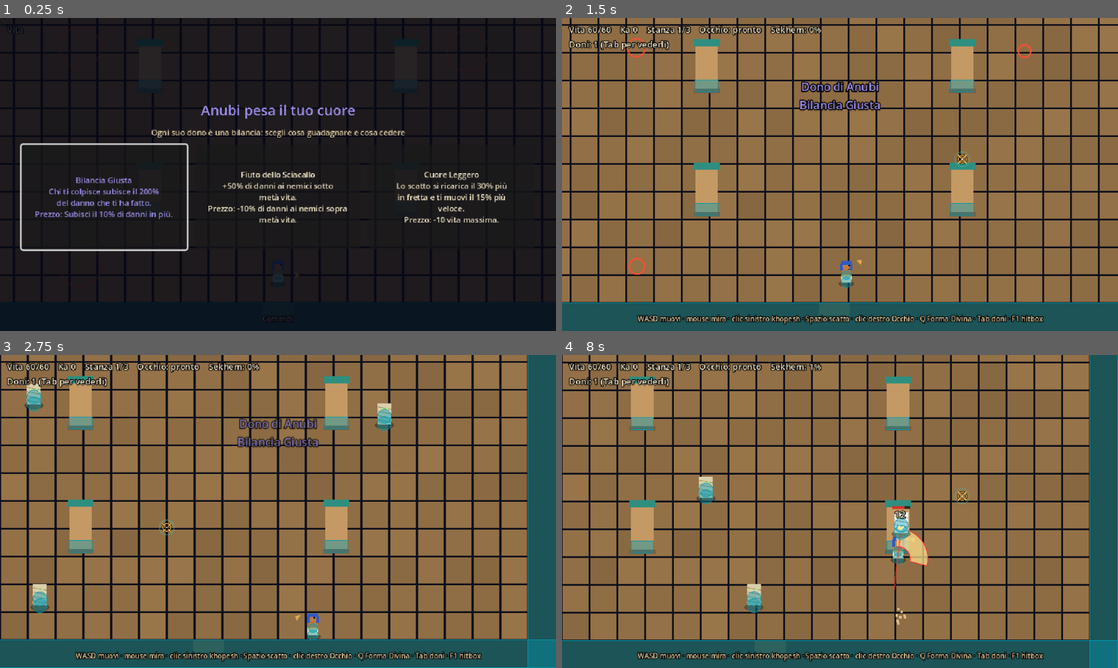
Above: before the commit, frames 1-4 (two rows, left to right).
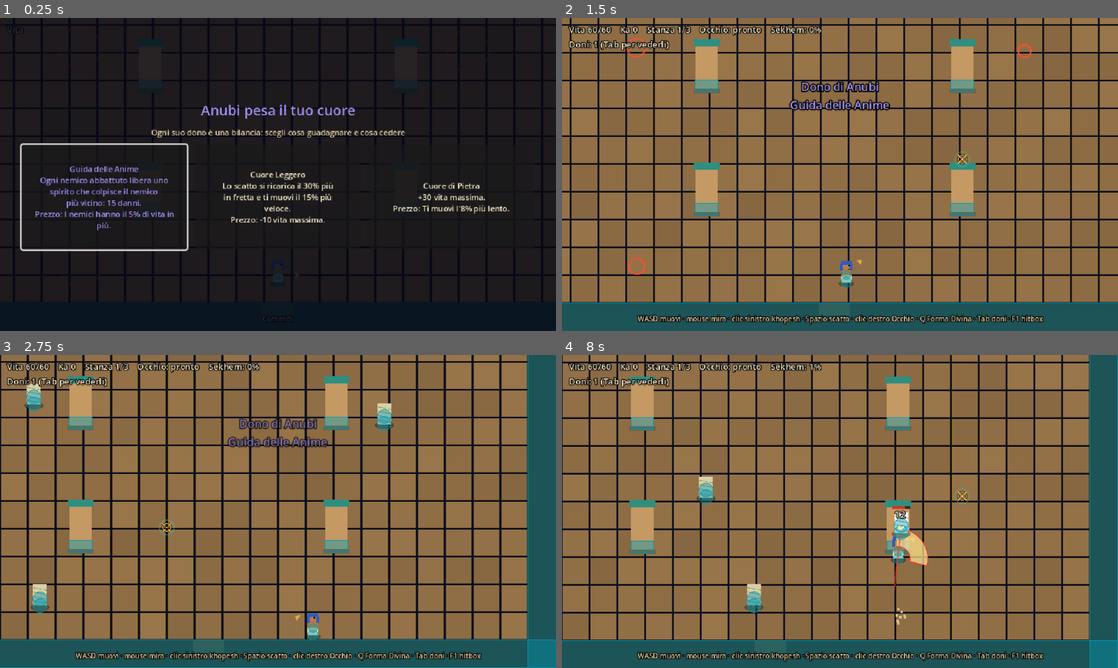
Above: after the commit, the same moments.

Repository: GiuseppeValguarnera/Duat
Game: Godot game, scene res://scenes/game.tscn
The game is run twice, just before and just after one commit, with the same random seed, the same clock (stepped at 60 frames per second) and the same inputs.
Inputs (mouse positions are in pixels of both pictures, inside the frame that each line leads up to):
- Up to frame 1 (0.25 s): no input
- Up to frame 2 (1.5 s): click (667, 196) at 0.5 s, where only the run before the commit has a clickable "Bilancia Giusta Chi ti colpis…"; tap Enter (ui_accept) at 1.25 s; move the mouse to (962, 158) at 1.27 s; hold D (move_right) from 1.28 s (still down); hold J (attack) from 1.28 s (still down); click (962, 158) at 1.42 s
- Up to frame 3 (2.75 s): tap Enter (ui_accept) at 1.52, 2.27 s; tap Space (dash) at 1.55, 2.1 s; move the mouse to (166, 527) at 2.02 s; release D (move_right) at 2.03 s; release J (attack) at 2.03 s; hold S (move_down) from 2.03 s (still down); tap J (attack) at 2.3 s
- Up to frame 4 (8 s): move the mouse to (895, 442) at 2.77 s; release S (move_down) at 2.78 s; hold D (move_right) 2.78-3.53 s; hold J (attack) 2.78-3.53 s; tap Space (dash) at 3.05, 3.6, 4.55, 6.05, 7.55 s; move the mouse to (812, 574) at 3.52 s; hold W (move_up) 3.53-4.28 s; click (812, 574) at 3.67 s; tap Enter (ui_accept) at 3.77, 4.52, 5.27, 6.77, 7.52 s; tap J (attack) at 3.8, 5.3, 6.8 s; move the mouse to (1006, 558) at 4.27 s; hold A (move_left) 4.28-5.78 s; tap L (special) at 4.35 s; move the mouse to (673, 464) at 5.02 s; tap Q (super) at 5.1 s; move the mouse to (867, 511) at 5.77 s; hold S (move_down) 5.78-6.53 s; tap Shift at 5.85 s; click (867, 511) at 5.92 s; move the mouse to (756, 433) at 6.52 s; hold D (move_right) 6.53-7.28 s; tap K at 6.6 s; move the mouse to (962, 495) at 7.27 s; hold W (move_up) from 7.28 s (still down); hold J (attack) from 7.28 s (still down)

The runs differ from the first frame. In frame 1, 3.2% of the frame differs, in the area x 7-92%, y 47-68%; in frame 2, 0.5%; in frame 3, 0.4%; in frame 4, less than 0.1%.

Commit message:
Tre nuovi dèi (Bastet, Sobek, Iside) e Corsa dell'Alba ribilanciata
- Bastet: colpi critici, scatto più frequente, Nove Vite
- Sobek: meno danni subiti, stordimento, pozze che rallentano, vita che cresce
- Iside: scudo a ogni stanza, cure potenziate, danni sotto un terzo della vita, Sekhem più veloce
- Un dono pesante per ciascuno
- Corsa dell'Alba: danni ridotti, incendio di 1 secondo e scatto il 40% più lento

Co-Authored-By: Claude Opus 5.5 <noreply@anthropic.com>
Claude-Session: https://claude.ai/code/session_01JdaaTkfdpffRsD8v14kCLC

Diff:
--- a/scripts/boons.gd
+++ b/scripts/boons.gd
@@ -10,6 +10,9 @@
 	"ra": {"name": "Ra", "color": Color(0.96, 0.65, 0.14)},
 	"sekhmet": {"name": "Sekhmet", "color": Color(0.94, 0.37, 0.24)},
 	"thoth": {"name": "Thoth", "color": Color(0.31, 0.76, 0.78)},
+	"bastet": {"name": "Bastet", "color": Color(0.4, 0.85, 0.5)},
+	"sobek": {"name": "Sobek", "color": Color(0.62, 0.66, 0.28)},
+	"iside": {"name": "Iside", "color": Color(0.95, 0.56, 0.76)},
 	"set": {"name": "Set", "color": Color(0.78, 0.25, 0.2)},
 	"anubi": {"name": "Anubi", "color": Color(0.62, 0.56, 0.92)},
 }
@@ -19,7 +22,7 @@
 const ALL := {
 	"ra_burn": {"god": "ra", "name": "Colpo Solare", "desc": "Il khopesh incendia i nemici: %d danni ogni mezzo secondo per 2 secondi.", "values": [5, 7, 9]},
 	"ra_disc": {"god": "ra", "name": "Disco di Ra", "desc": "L'Occhio di Horus esplode quando si ferma: %d danni a chi sta vicino.", "values": [14, 20, 26]},
-	"ra_dawn": {"god": "ra", "name": "Corsa dell'Alba", "desc": "Lo scatto ferisce e incendia i nemici che attraversi: %d danni.", "values": [8, 12, 16]},
+	"ra_dawn": {"god": "ra", "name": "Corsa dell'Alba", "desc": "Lo scatto ferisce i nemici che attraversi (%d danni) e li incendia per 1 secondo.", "values": [4, 6, 8], "cost": "Lo scatto si ricarica il 40% più lentamente."},
 	"ra_eye": {"god": "ra", "name": "Occhio Ardente", "desc": "L'Occhio di Horus incendia i nemici e fa il %d%% di danni in più.", "values": [15, 30, 45]},
 	"sekhmet_fury": {"god": "sekhmet", "name": "Furia della Leonessa", "desc": "+%d%% ai danni del khopesh.", "values": [35, 50, 65]},
 	"sekhmet_blood": {"god": "sekhmet", "name": "Sete di Sangue", "desc": "Ogni nemico abbattuto ti cura di %d punti vita.", "values": [3, 5, 7]},
@@ -29,6 +32,21 @@
 	"thoth_calc": {"god": "thoth", "name": "Calcolo di Thoth", "desc": "L'Occhio di Horus si ricarica il %d%% più in fretta.", "values": [40, 50, 60]},
 	"thoth_tri": {"god": "thoth", "name": "Occhio Moltiplicato", "desc": "L'Occhio di Horus scaglia %d raggi a ventaglio.", "values": [3, 5, 7]},
 	"thoth_scribe": {"god": "thoth", "name": "Parola dello Scriba", "desc": "+%d%% ai danni dell'Occhio di Horus.", "values": [60, 90, 120]},
+	# Bastet: colpi critici e agilità
+	"bastet_claws": {"god": "bastet", "name": "Artigli Affilati", "desc": "Il khopesh ha il %d%% di probabilità di fare un colpo critico (danni doppi).", "values": [12, 18, 24]},
+	"bastet_eyes": {"god": "bastet", "name": "Occhi di Gatto", "desc": "L'Occhio di Horus ha il %d%% di probabilità di fare un colpo critico (danni doppi).", "values": [15, 25, 35]},
+	"bastet_step": {"god": "bastet", "name": "Passo Felino", "desc": "Lo scatto si ricarica il %d%% più in fretta.", "values": [20, 30, 40]},
+	"bastet_lives": {"god": "bastet", "name": "Nove Vite", "desc": "La prima volta che muori in questa run ti rialzi con il %d%% della vita.", "values": [30, 40, 50]},
+	# Sobek: resistenza, controllo, acqua
+	"sobek_skin": {"god": "sobek", "name": "Pelle di Coccodrillo", "desc": "Subisci il %d%% di danni in meno.", "values": [10, 15, 20]},
+	"sobek_bite": {"god": "sobek", "name": "Morso di Sobek", "desc": "Il terzo colpo della combo stordisce i nemici per %.1f secondi.", "values": [1.0, 1.5, 2.0]},
+	"sobek_tide": {"god": "sobek", "name": "Marea del Nilo", "desc": "Alla fine dello scatto lasci una pozza che rallenta i nemici del %d%% per 3 secondi.", "values": [30, 40, 50]},
+	"sobek_river": {"god": "sobek", "name": "Forza del Fiume", "desc": "Ogni stanza ripulita ti dà +%d vita massima.", "values": [4, 6, 8]},
+	# Iside: protezione, cure, magia
+	"iside_wings": {"god": "iside", "name": "Ali di Iside", "desc": "All'inizio di ogni stanza hai uno scudo che assorbe %d danni.", "values": [8, 12, 16]},
+	"iside_tears": {"god": "iside", "name": "Lacrime di Iside", "desc": "Tutte le cure ti curano il %d%% in più.", "values": [30, 45, 60]},
+	"iside_knot": {"god": "iside", "name": "Nodo di Iside", "desc": "Sotto un terzo della vita fai il %d%% di danni in più.", "values": [30, 45, 60]},
+	"iside_word": {"god": "iside", "name": "Parola Magica", "desc": "Il Sekhem si carica il %d%% più in fretta.", "values": [25, 40, 55]},
 	# Anubi pesa ogni cosa: i suoi doni sono bilance, un vantaggio un po' più grande del prezzo.
 	"anubi_light": {"god": "anubi", "balanced": true, "name": "Cuore Leggero", "desc": "Lo scatto si ricarica il %d%% più in fretta e ti muovi il 15%% più veloce.", "values": [30], "cost": "-10 vita massima."},
 	"anubi_stone": {"god": "anubi", "balanced": true, "name": "Cuore di Pietra", "desc": "+%d vita massima.", "values": [30], "cost": "Ti muovi l'8% più lento."},
@@ -37,6 +55,9 @@
 	"anubi_guide": {"god": "anubi", "balanced": true, "name": "Guida delle Anime", "desc": "Ogni nemico abbattuto libera uno spirito che colpisce il nemico più vicino: %d danni.", "values": [15], "cost": "I nemici hanno il 5% di vita in più."},
 	"ra_heavy": {"god": "ra", "heavy": true, "name": "Ira del Sole", "desc": "Tutti i tuoi colpi incendiano, e le fiamme fanno il 60% di danni in più.", "cost": "L'Occhio di Horus si ricarica il 50% più lentamente."},
 	"sekhmet_heavy": {"god": "sekhmet", "heavy": true, "name": "Sete Insaziabile", "desc": "+60% ai danni del khopesh.", "cost": "Finché ci sono nemici nella stanza perdi 1 punto vita ogni 3 secondi."},
+	"bastet_heavy": {"god": "bastet", "heavy": true, "name": "Gioco del Gatto", "desc": "I colpi critici fanno il triplo dei danni invece del doppio, e hai sempre almeno il 10% di probabilità di critico.", "cost": "-15 vita massima."},
+	"sobek_heavy": {"god": "sobek", "heavy": true, "name": "Fauci di Sobek", "desc": "+50% ai danni del khopesh e i nemici vengono scagliati il doppio più lontano.", "cost": "Ti muovi il 15% più lento."},
+	"iside_heavy": {"god": "iside", "heavy": true, "name": "Abbraccio di Iside", "desc": "Ogni stanza ripulita ti cura del 25% della vita massima.", "cost": "Il khopesh fa il 20% di danni in meno."},
 	"thoth_heavy": {"god": "thoth", "heavy": true, "name": "Conoscenza Proibita", "desc": "L'Occhio di Horus si ricarica più del doppio più in fretta.", "cost": "Il khopesh fa il 35% di danni in meno."},
 }
 
--- a/scripts/enemy.gd
+++ b/scripts/enemy.gd
@@ -51,7 +51,7 @@
 		stagger_t -= delta
 		velocity = knock
 	else:
-		velocity = _behave(delta, to) * Run.enemy_speed_mult() + knock
+		velocity = _behave(delta, to) * Run.enemy_speed_mult() * _puddle_slow() + knock
 	knock = knock.move_toward(Vector2.ZERO, 800.0 * delta)
 	move_and_slide()
 
@@ -77,6 +77,14 @@
 ## Chiamata dopo ogni colpo subito, per reazioni speciali.
 func _on_hit(_dmg: float) -> void:
 	pass
+
+
+## Marea del Nilo: dentro una pozza il nemico rallenta.
+func _puddle_slow() -> float:
+	for p in get_tree().get_nodes_in_group("puddles"):
+		if global_position.distance_to(p.global_position) < p.radius:
+			return 1.0 - Run.val("sobek_tide") / 100.0
+	return 1.0
 
 
 ## Quanto barcolla dopo un colpo. I nemici grossi possono barcollare meno.
--- a/scripts/eye.gd
+++ b/scripts/eye.gd
@@ -39,7 +39,10 @@
 		if _hit.has(body) or body.dead:
 			return
 		_hit[body] = true
-		body.take_hit(damage, direction, 60.0, burns)
+		var crit := Run.roll_crit(Run.eye_crit_chance())
+		if crit > 1.0:
+			Fx.float_text(body.global_position + Vector2(0, -20), "CRITICO", Boons.god_color("bastet"))
+		body.take_hit(damage * crit, direction, 60.0, burns)
 		Fx.shake(2.0)
 		if pierce_left > 0:
 			pierce_left -= 1
--- a/scripts/game.gd
+++ b/scripts/game.gd
@@ -162,6 +162,12 @@
 	if cleared:
 		return
 	cleared = true
+	if Run.has("sobek_river"):
+		Run.max_hp += Run.val("sobek_river")
+		player.max_hp = Run.max_hp
+		player.heal(Run.val("sobek_river"))
+	if Run.has("iside_heavy"):
+		player.heal(roundf(Run.max_hp * 0.25))
 	var p = PickupScript.new()
 	p.kind = current_reward["kind"]
 	p.god = current_reward.get("god", "")
@@ -322,6 +328,7 @@
 		var body := _wrap(Boons.text(id, lvl), 32)
 		if Boons.is_heavy(id):
 			tag = "DONO PESANTE"
+		if Boons.has_cost(id):
 			body += "\n\nPrezzo: " + _wrap(Boons.ALL[id]["cost"], 32)
 		cards.append({
 			"text": "%s\n%s\n\n%s" % [tag, name_line, body],
--- a/scripts/player.gd
+++ b/scripts/player.gd
@@ -8,6 +8,7 @@
 signal health_changed(hp: float, max_hp: float)
 
 const EyeScript := preload("res://scripts/eye.gd")
+const PuddleScript := preload("res://scripts/puddle.gd")
 
 @export_group("Vita")
 @export var max_hp := 60.0
@@ -70,6 +71,7 @@
 var eye_cd := 0.0
 var divine_t := 0.0
 var drain_t := 3.0                     # Sete Insaziabile
+var shield := 0.0                      # Ali di Iside: scudo che si ricarica a ogni stanza
 var knock := Vector2.ZERO
 var walk := 0.0
 
@@ -80,6 +82,7 @@
 	max_hp = Run.max_hp
 	hp = Run.hp
 	Run.divine = false
+	shield = Run.val("iside_wings")
 	add_to_group("player")
 	Fx.camera = camera
 
@@ -96,6 +99,7 @@
 func heal(amount: float) -> void:
 	if dead or amount <= 0.0:
 		return
+	amount *= Run.heal_mult()
 	hp = minf(max_hp, hp + amount)
 	Run.hp = hp
 	Fx.float_text(global_position, "+%d" % int(amount), Color(0.5, 1, 0.55))
@@ -133,8 +137,13 @@
 			walk += delta * 10.0
 	knock = knock.move_toward(Vector2.ZERO, 900.0 * delta)
 	move_and_slide()
-	if was_dashing and dash_t <= 0.0 and Run.has("sekhmet_leap"):
-		leap_ready = true
+	if was_dashing and dash_t <= 0.0:
+		if Run.has("sekhmet_leap"):
+			leap_ready = true
+		if Run.has("sobek_tide"):
+			var pool := PuddleScript.new()
+			get_parent().add_child(pool)
+			pool.global_position = global_position
 	_heavy_drain(delta)
 	queue_redraw()
 
@@ -204,7 +213,8 @@
 			continue
 		if global_position.distance_to(e.global_position) < e.radius + 10.0:
 			dash_hit[e] = true
-			e.take_hit(Run.val("ra_dawn") * Run.all_damage_mult(), dash_dir, 60.0, true)
+			e.take_hit(Run.val("ra_dawn") * Run.all_damage_mult(), dash_dir, 60.0)
+			e.burn_t = maxf(e.burn_t, 1.0)
 
 
 func _swing() -> void:
@@ -221,7 +231,7 @@
 	swing_dir = _assisted(aim, swing_range + 24.0)
 	knock = swing_dir * c["lunge"]
 
-	var dmg: float = attack_damage * Run.khopesh_mult() * c["mult"]
+	var dmg: float = attack_damage * Run.khopesh_mult() * Run.low_hp_mult() * c["mult"]
 	if divine_t > 0.0:
 		dmg *= divine_damage_mult
 	if leap_ready:
@@ -237,7 +247,12 @@
 		if to.length() > reach:
 			continue
 		if absf(swing_dir.angle_to(to)) <= swing_arc * 0.5 or to.length() < e.radius + 6.0:
-			e.take_hit(dmg, to.normalized(), c["knock"], Run.khopesh_burns())
+			var crit := Run.roll_crit(Run.khopesh_crit_chance())
+			if crit > 1.0:
+				Fx.float_text(e.global_position + Vector2(0, -20), "CRITICO", Boons.god_color("bastet"))
+			e.take_hit(dmg * crit, to.normalized(), c["knock"] * Run.knock_mult(), Run.khopesh_burns())
+			if swing_index == 2 and Run.has("sobek_bite") and not e.dead:
+				e.stagger_t = maxf(e.stagger_t, Run.val("sobek_bite"))
 			hit_any = true
 	if swing_index == 2 and Run.has("sekhmet_roar"):
 		_shockwave(46.0, Run.val("sekhmet_roar") * Run.all_damage_mult(), 200.0, Boons.god_color("sekhmet"))
@@ -262,7 +277,7 @@
 		var dir := Vector2.from_angle(base + (i - (rays - 1) / 2.0) * 0.22)
 		var eye: Area2D = EyeScript.new()
 		eye.direction = dir
-		eye.damage = eye_damage * Run.eye_damage_mult()
+		eye.damage = eye_damage * Run.eye_damage_mult() * Run.low_hp_mult()
 		eye.pierce_left = Run.eye_pierce()
 		eye.explode_damage = Run.val("ra_disc") * Run.all_damage_mult()
 		eye.burns = Run.eye_burns()
@@ -298,6 +313,14 @@
 	if dead or invuln_t > 0.0 or dash_t > 0.0:
 		return false
 	amount *= Run.damage_taken_mult()
+	if shield > 0.0:
+		var absorbed := minf(shield, amount)
+		shield -= absorbed
+		amount -= absorbed
+		Fx.float_text(global_position + Vector2(0, -14), "Scudo -%d" % int(absorbed), Boons.god_color("iside"))
+		if amount <= 0.0:
+			invuln_t = 0.4
+			return true
 	if divine_t > 0.0:
 		amount *= divine_armor
 	else:
@@ -312,6 +335,12 @@
 	Fx.shake(7.0)
 	Fx.hitstop(0.08)
 	Fx.damage_number(global_position, amount, Color(1, 0.4, 0.3))
+	if hp <= 0.0 and Run.has("bastet_lives") and not Run.revived:
+		Run.revived = true
+		hp = roundf(max_hp * Run.val("bastet_lives") / 100.0)
+		invuln_t = 1.5
+		Fx.burst(global_position + Vector2(0, -10), Boons.god_color("bastet"), 40, 160.0)
+		Fx.float_text(global_position + Vector2(0, -20), "Nove Vite!", Boons.god_color("bastet"))
 	if hp <= 0.0:
 		hp = 0.0
 		dead = true
@@ -339,6 +368,8 @@
 	draw_circle(Vector2.ZERO, 9.0, Color(0, 0, 0, 0.35))
 	draw_set_transform(Vector2.ZERO, 0.0, Vector2.ONE)
 
+	if shield > 0.0:
+		draw_arc(Vector2(0, -12), 15.0, 0.0, TAU, 28, Color(Boons.god_color("iside"), 0.7), 1.5)
 	if divine_t > 0.0:
 		var pulse := 0.5 + 0.5 * sin(Time.get_ticks_msec() / 90.0)
 		draw_circle(Vector2(0, -12), 18.0 + pulse * 3.0, Color(1, 0.8, 0.3, 0.18))
--- /dev/null
+++ b/scripts/puddle.gd
@@ -0,0 +1,26 @@
+extends Node2D
+## Pozza della Marea del Nilo: rallenta i nemici che ci passano sopra per qualche secondo.
+
+var radius := 32.0
+var life := 3.0
+var t := 0.0
+
+
+func _ready() -> void:
+	add_to_group("puddles")
+	z_index = -1
+
+
+func _process(delta: float) -> void:
+	t += delta
+	if t >= life:
+		queue_free()
+	queue_redraw()
+
+
+func _draw() -> void:
+	var fade := clampf((life - t) / 0.5, 0.0, 1.0)
+	draw_set_transform(Vector2.ZERO, 0.0, Vector2(1.0, 0.55))
+	draw_circle(Vector2.ZERO, radius, Color(0.25, 0.55, 0.7, 0.35 * fade))
+	draw_arc(Vector2.ZERO, radius, 0.0, TAU, 32, Color(0.5, 0.8, 0.9, 0.5 * fade), 1.5)
+	draw_set_transform(Vector2.ZERO, 0.0, Vector2.ONE)
--- a/scripts/run.gd
+++ b/scripts/run.gd
@@ -17,6 +17,7 @@
 var curses: Array = []                # [{"curse", "waves", "blessing"}]
 var sekhem := 0.0
 var divine := false                   # true durante la Forma Divina
+var revived := false                  # Nove Vite già usata in questa run
 
 
 func new_run() -> void:
@@ -28,6 +29,7 @@
 	curses.clear()
 	sekhem = 0.0
 	divine = false
+	revived = false
 
 
 func level(id: String) -> int:
@@ -51,6 +53,9 @@
 	if id == "anubi_stone":
 		max_hp += val(id)
 		hp += val(id)
+	if id == "bastet_heavy":
+		max_hp = maxf(20.0, max_hp - 15.0)
+		hp = minf(hp, max_hp)
 	if id == "anubi_light":
 		max_hp -= 10.0
 		hp = minf(hp, max_hp)
@@ -94,7 +99,9 @@
 func add_sekhem(amount: float) -> void:
 	if divine:
 		return
-	sekhem = minf(SEKHEM_MAX, sekhem + amount * (1.5 if has("set_sekhem") else 1.0))
+	var m := 1.5 if has("set_sekhem") else 1.0
+	m *= 1.0 + val("iside_word") / 100.0
+	sekhem = minf(SEKHEM_MAX, sekhem + amount * m)
 
 
 func sekhem_ready() -> bool:
@@ -113,6 +120,10 @@
 		m *= 1.6
 	if has("thoth_heavy"):
 		m *= 0.65
+	if has("sobek_heavy"):
+		m *= 1.5
+	if has("iside_heavy"):
+		m *= 0.8
 	return m * all_damage_mult()
 
 
@@ -157,6 +168,8 @@
 		m *= 1.15
 	if has("anubi_stone"):
 		m *= 0.92
+	if has("sobek_heavy"):
+		m *= 0.85
 	return m
 
 
@@ -164,6 +177,9 @@
 	var m := 2.0 if cursed("slow_dash") else 1.0
 	if has("anubi_light"):
 		m *= 1.0 - val("anubi_light") / 100.0
+	m *= 1.0 - val("bastet_step") / 100.0
+	if has("ra_dawn"):
+		m *= 1.4
 	return m
 
 
@@ -171,6 +187,7 @@
 	var m := 1.5 if cursed("fragile") else 1.0
 	if has("anubi_scale"):
 		m *= 1.1
+	m *= 1.0 - val("sobek_skin") / 100.0
 	return m
 
 
@@ -191,3 +208,37 @@
 
 func ka_mult() -> float:
 	return 1.5 if has("set_greed") else 1.0
+
+
+# --- Bastet, Sobek, Iside ---------------------------------------------------------
+
+## Moltiplicatore del colpo: 1 se normale, 2 (o 3) se critico.
+func roll_crit(chance: float) -> float:
+	if has("bastet_heavy"):
+		chance = maxf(chance, 0.1)
+	if chance > 0.0 and randf() < chance:
+		return 3.0 if has("bastet_heavy") else 2.0
+	return 1.0
+
+
+func khopesh_crit_chance() -> float:
+	return val("bastet_claws") / 100.0
+
+
+func eye_crit_chance() -> float:
+	return val("bastet_eyes") / 100.0
+
+
+## Nodo di Iside: più danni quando sei sotto un terzo della vita.
+func low_hp_mult() -> float:
+	if has("iside_knot") and hp < max_hp / 3.0:
+		return 1.0 + val("iside_knot") / 100.0
+	return 1.0
+
+
+func heal_mult() -> float:
+	return 1.0 + val("iside_tears") / 100.0
+
+
+func knock_mult() -> float:
+	return 2.0 if has("sobek_heavy") else 1.0
Not shown, added: scripts/puddle.gd.uid
Not shown, changed: README.md
